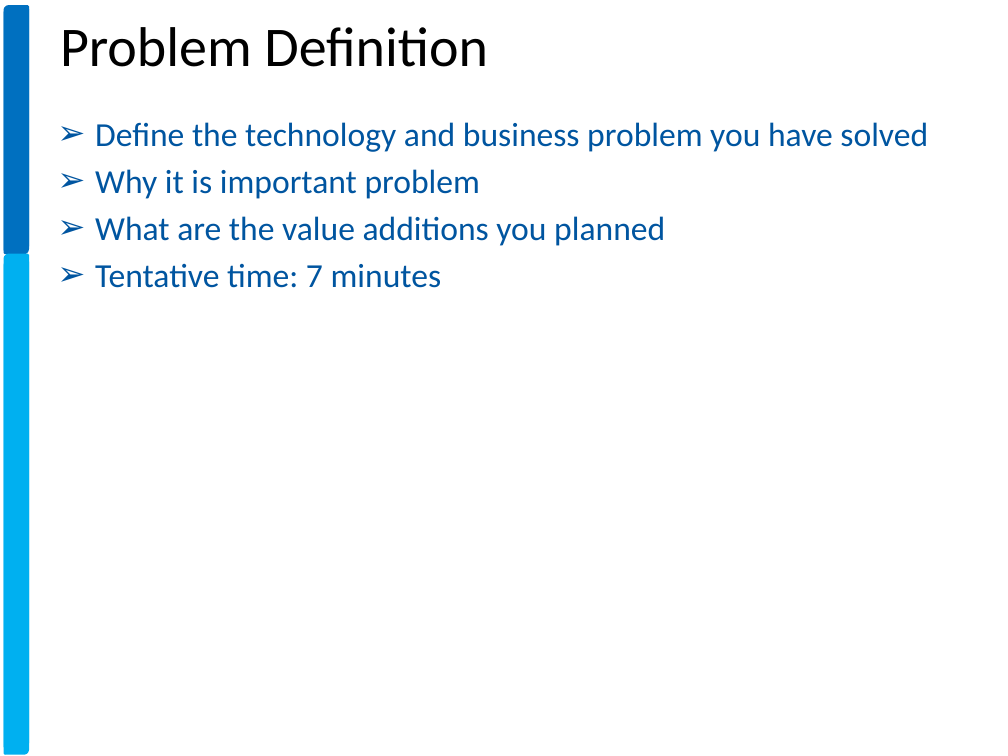
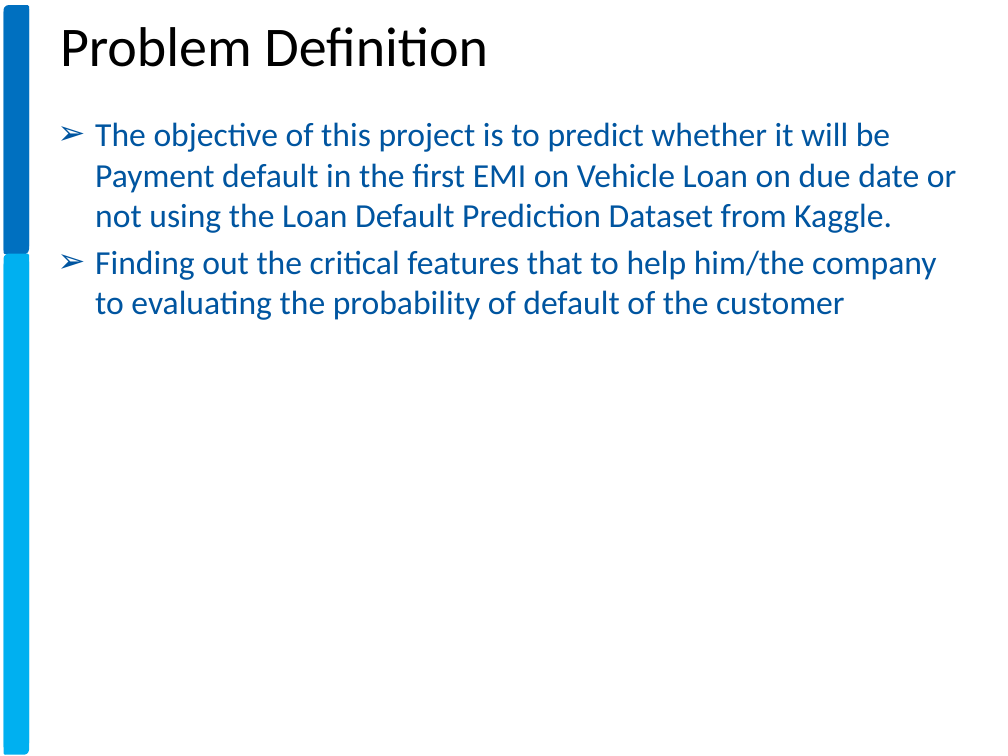
Before and after one commit to xavierigneous/Vehicle-Loan-Default-Prediction, a slide deck: slide 2 of Pravin Kumar/Vehicle Loan Default Prediction.pptx. Drawn at 1008x756 pixels with LibreOffice and Linux fonts; fonts in the diff are those of the drawing; background and template pictures are left out. Boxes give left, top, right and bottom in pixels: in the first picture for what was removed or moved away, otherwise in the second. Text is boxed around its words. In the diff, an @@ line names an element or a change of style, - is before the commit and + after.

```diff
--- a/Pravin Kumar/Vehicle Loan Default Prediction.pptx
+++ b/Pravin Kumar/Vehicle Loan Default Prediction.pptx
@@ text at [95,122,956,320]: text changed @@
-➢ Define the technology and business problem you have solved
-➢ Why it is important problem
-➢ What are the value additions you planned
-➢ Tentative time: 7 minutes
+➢ The objective of this project is to predict whether it will be Payment default in the ﬁrst EMI on Vehicle Loan on due date or not using the Loan Default Prediction Dataset from Kaggle.
+➢ Finding out the critical features that to help him/the company to evaluating the probability of default of the customer
```
Also in this commit, not shown: 1 other slide changed.
